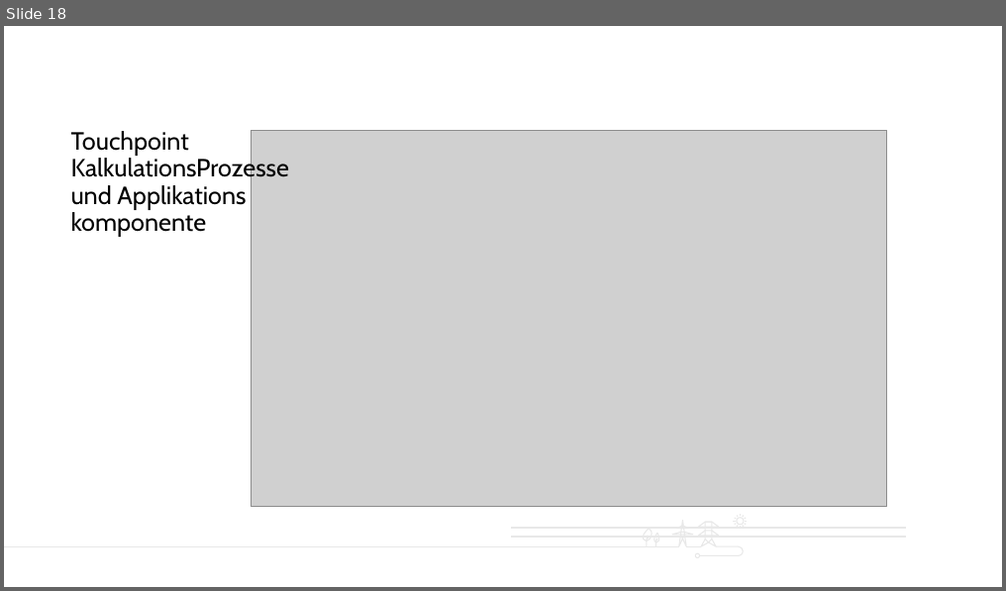
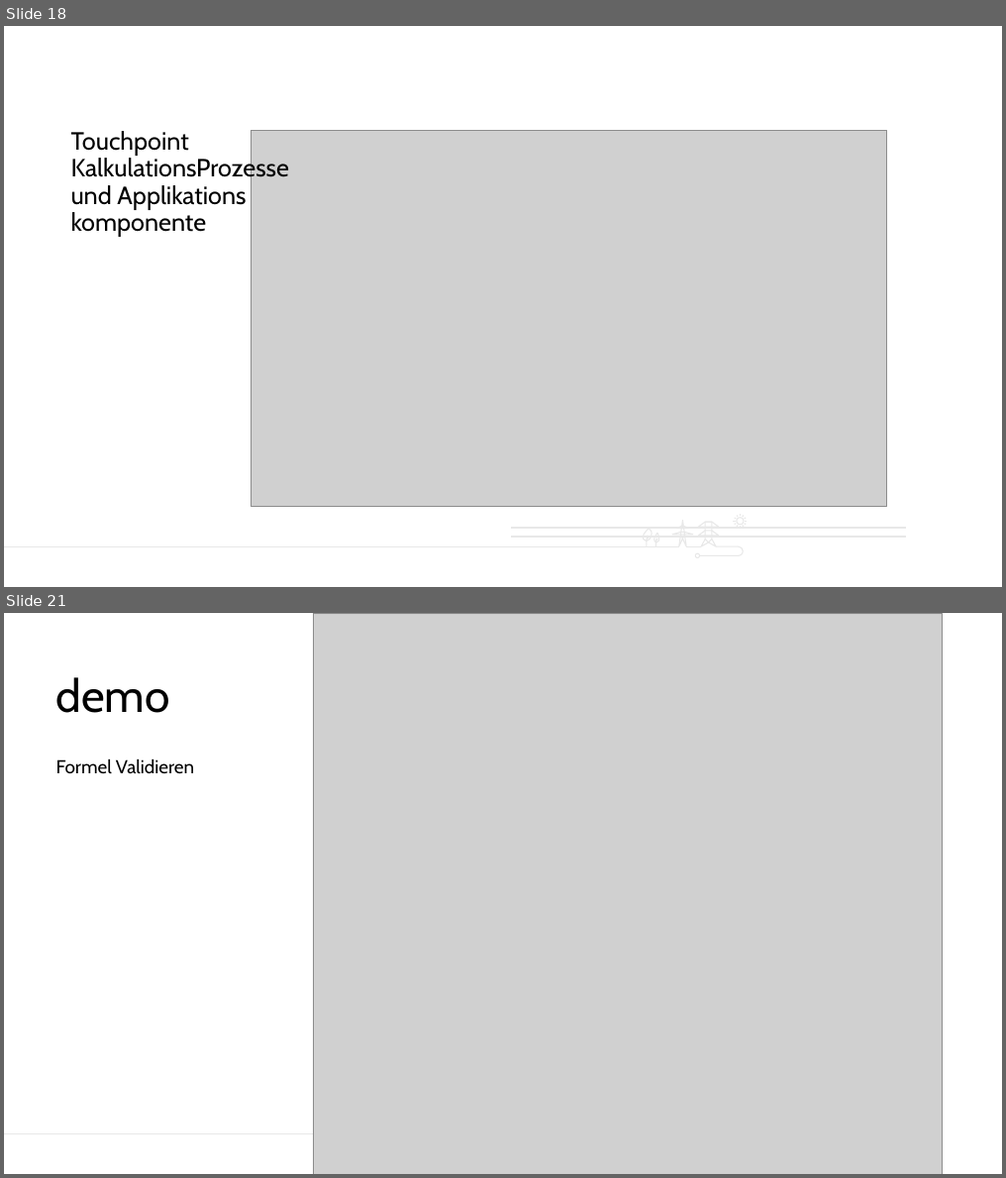
Before and after one commit to avatharbe/PythonBerechnungsformelnAPI, a slide deck: prese.pptx. Shown one above the other, each under a label of ours: slide 18 before the commit, slides 18 and 21 after it; the slides between them are not shown. The pictures are 1006x591 and 1006x1178 pixels, drawn with LibreOffice and Linux fonts; fonts in the diff are those of the drawing; grey boxes stand for pictures. Boxes give left, top, right and bottom in pixels: in the first picture for what was removed or moved away, otherwise in the second. Text is boxed around its words. In the diff, an @@ line names an element or a change of style, - is before the commit and + after.

Commit message:
add demo screens

```diff
--- a/prese.pptx
+++ b/prese.pptx
@@ slide 21 added at (x1=4, y1=613, x2=1002, y2=1174), background #FFFFFF; not listed: 1 template element that a slide beside it also shows @@
@@ picture added at (x1=313, y1=614, x2=943, y2=1174) @@
@@ title added at (x1=56, y1=677, x2=170, y2=713), 44 pt, text #000000 @@
+demo
@@ text added at (x1=56, y1=759, x2=194, y2=773), 18 pt, text #000000 @@
+Formel Validieren
```
Also in this commit, not shown: 3 other slides added, 1 slide removed.
